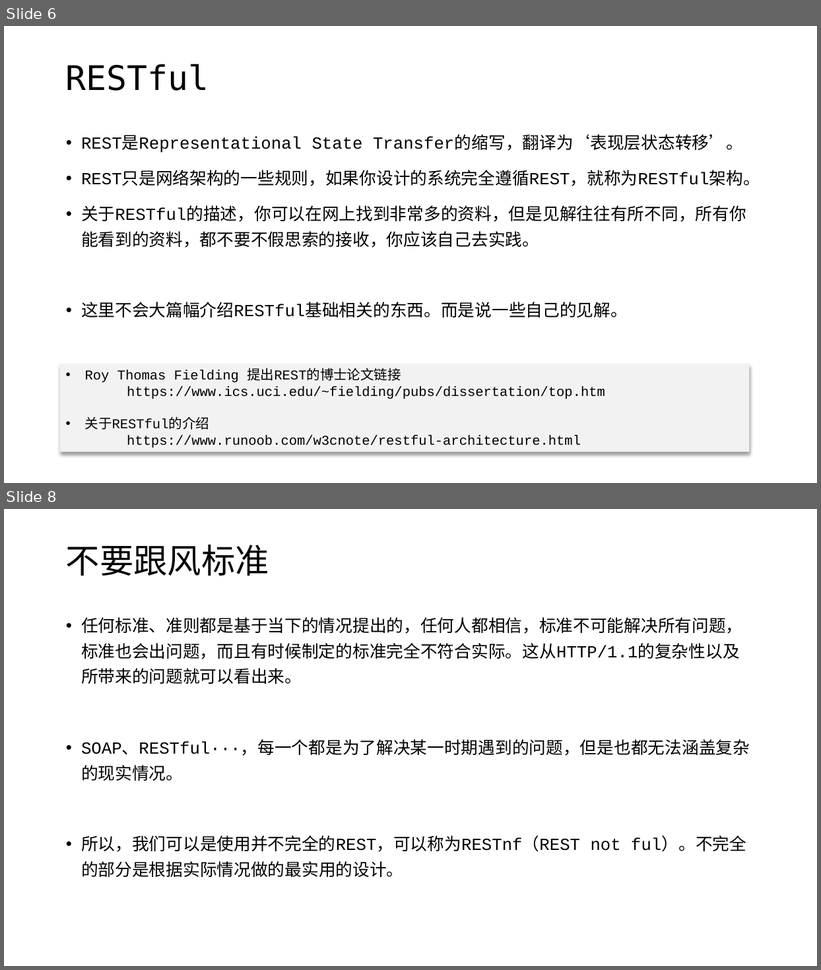
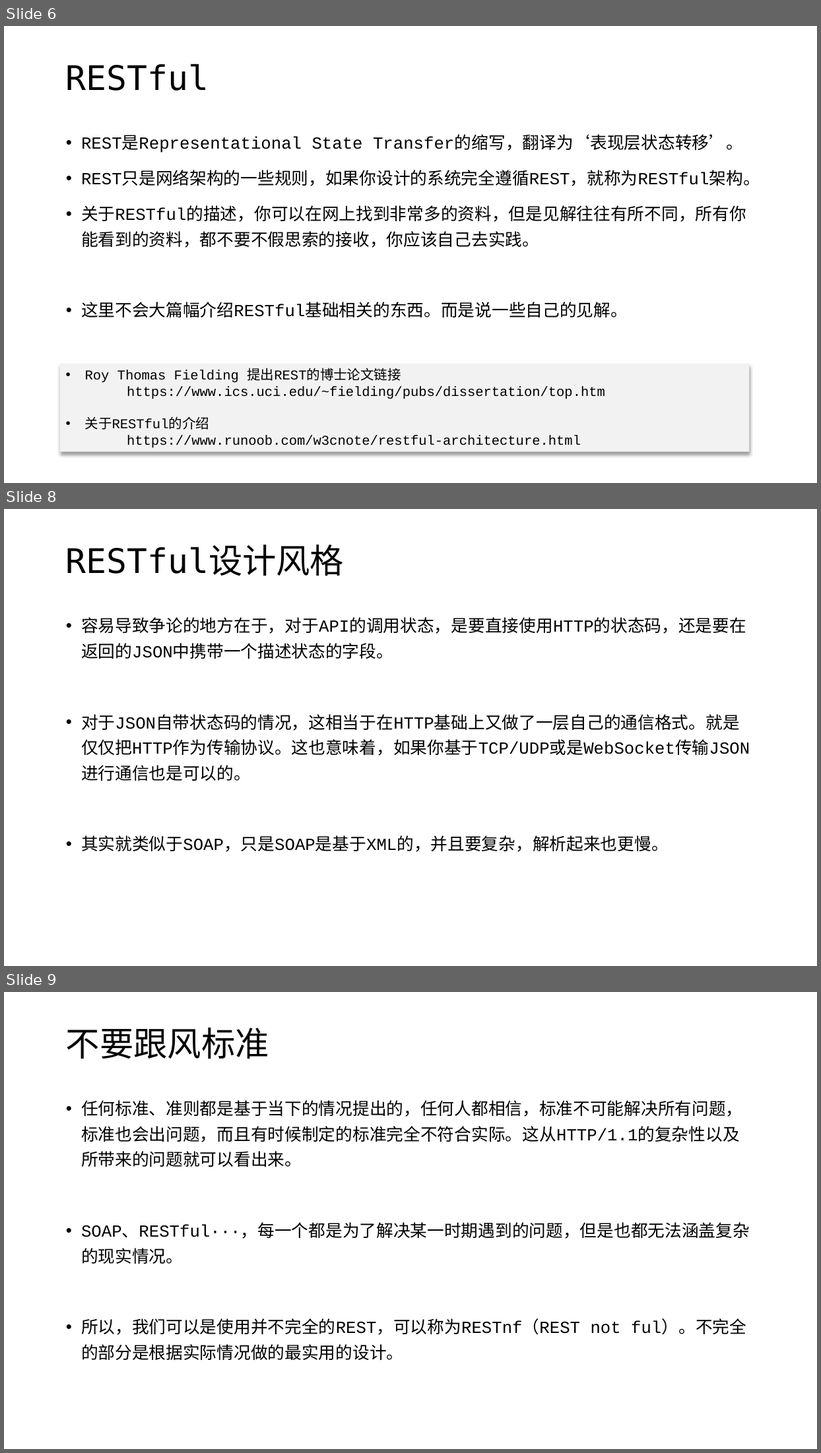
Before and after one commit to edu2act/course-wechat-and-miniprogram, a slide deck: materials/ch07/ch07-搭建完整的后台服务.pptx. Shown one above the other, each under a label of ours: slides 6 and 8 before the commit, slides 6, 8 and 9 after it; the slides between them are not shown. The pictures are 821x970 and 821x1453 pixels, drawn with LibreOffice and Linux fonts; fonts in the diff are those of the drawing. Boxes give left, top, right and bottom in pixels: in the first picture for what was removed or moved away, otherwise in the second. Text is boxed around its words. In the diff, an @@ line names an element or a change of style, - is before the commit and + after.

```diff
--- a/materials/ch07/ch07-搭建完整的后台服务.pptx
+++ b/materials/ch07/ch07-搭建完整的后台服务.pptx
@@ slide 8 added at (4,509,817,966), background #FFFFFF @@
@@ title added at (66,546,344,576), 40 pt, text #000000 @@
+RESTful设计风格
@@ text added at (81,617,750,852), 20 pt, text #000000 @@
+• 容易导致争论的地方在于，对于API的调用状态，是要直接使用HTTP的状态码，还是要在返回的JSON中携带一个描述状态的字段。
+• 对于JSON自带状态码的情况，这相当于在HTTP基础上又做了一层自己的通信格式。就是仅仅把HTTP作为传输协议。这也意味着，如果你基于TCP/UDP或是WebSocket传输JSON进行通信也是可以的。
+• 其实就类似于SOAP，只是SOAP是基于XML的，并且要复杂，解析起来也更慢。
@@ what was slide 8 is now slide 9 @@
```
Also in this commit, not shown: 1 slide changed, 6 other files.
